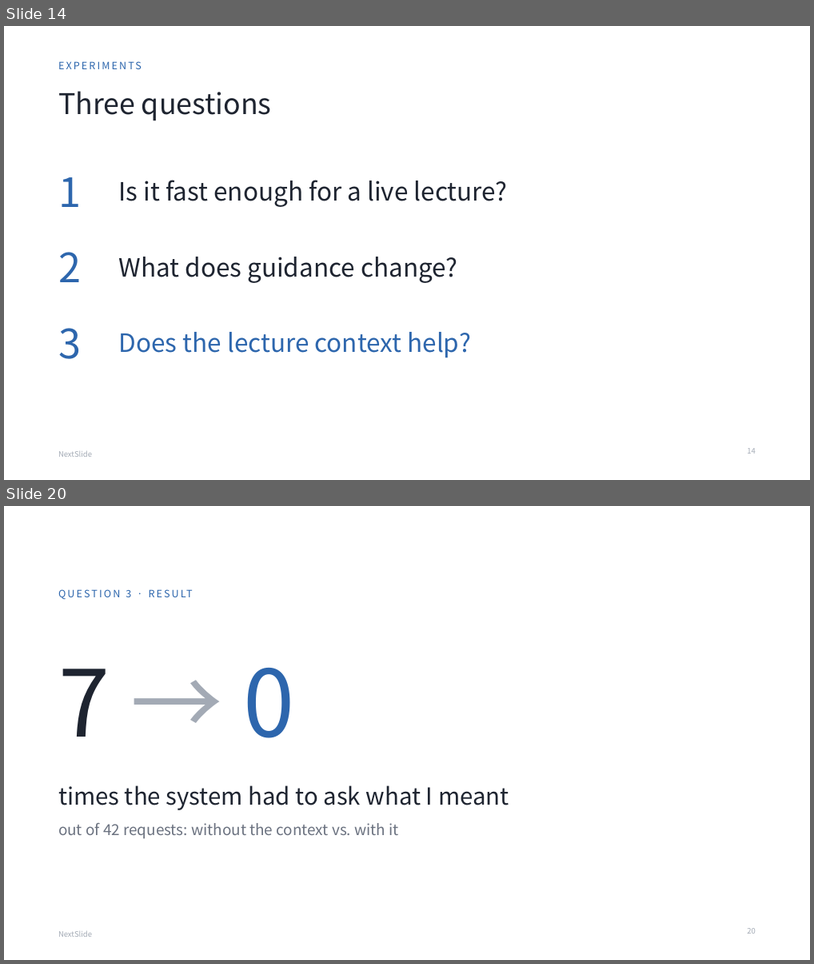
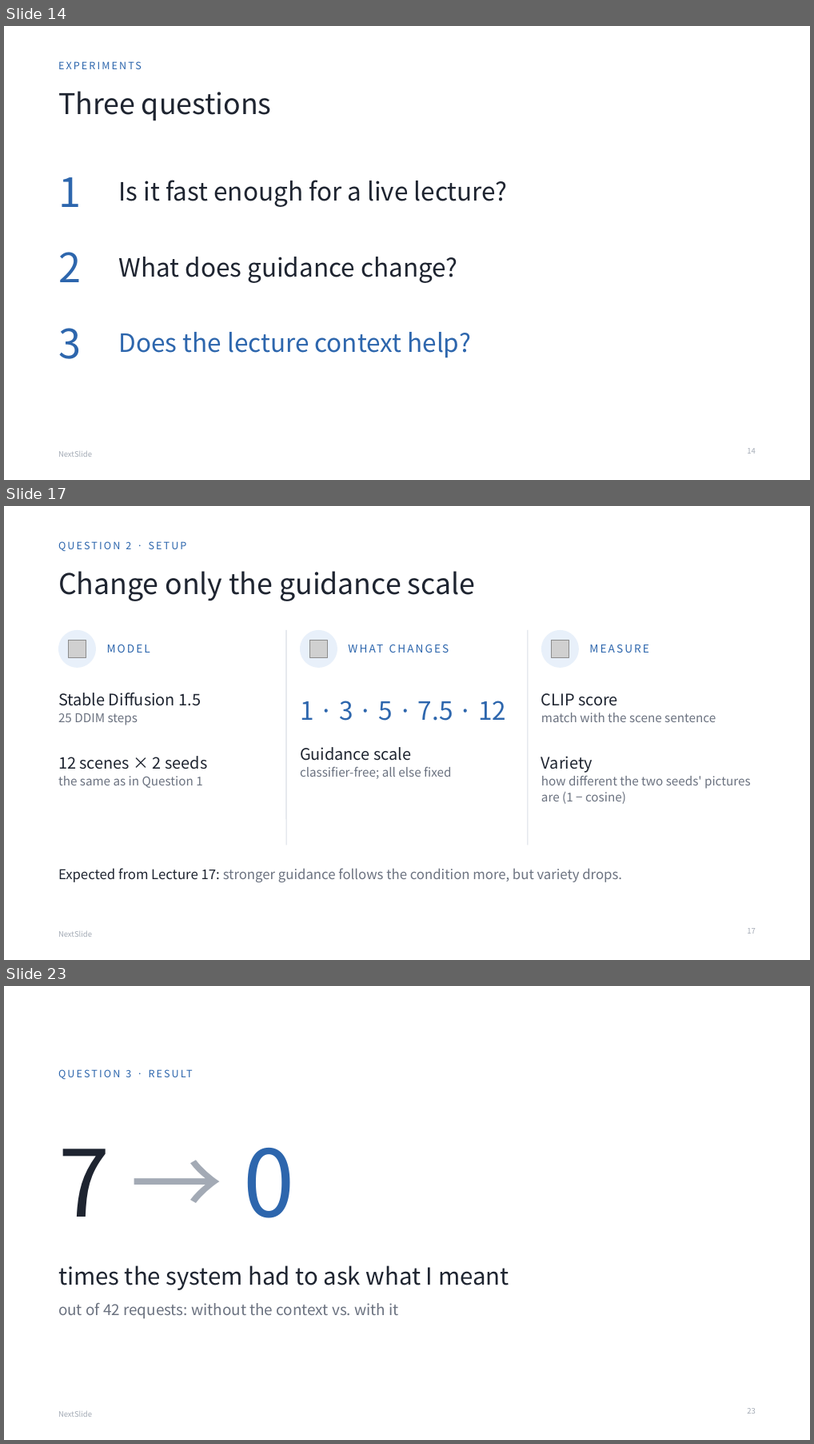
Before and after one commit to nunu0404/GenAI-proj-2026, a slide deck: docs/presentation/NextSlide_final.pptx. Shown one above the other, each under a label of ours: slides 14 and 20 before the commit, slides 14, 17 and 23 after it; the slides between them are not shown. The pictures are 814x964 and 814x1444 pixels, drawn with LibreOffice and Linux fonts; fonts in the diff are those of the drawing; grey boxes stand for pictures. Boxes give left, top, right and bottom in pixels: in the first picture for what was removed or moved away, otherwise in the second. Text is boxed around its words. In the diff, an @@ line names an element or a change of style, - is before the commit and + after.

```diff
--- a/docs/presentation/NextSlide_final.pptx
+++ b/docs/presentation/NextSlide_final.pptx
@@ slide 17 added at [4,506,810,960], background #FFFFFF; not listed: 1 template element that a slide beside it also shows @@
@@ text added at [58,541,187,552], 12 pt, text #2D66AD @@
+QUESTION 2 · SETUP
@@ title added at [58,571,475,601], 34 pt, text #1E2430 @@
+Change only the guidance scale
@@ ellipse added at [58,630,96,668], fill #E8F0FA @@
@@ picture added at [68,640,86,658] @@
@@ text added at [107,644,150,652], 13 pt, text #2D66AD @@
+MODEL
@@ line added from (286, 630) to (286, 844), #D9DEE5 1 pt @@
@@ ellipse added at [300,630,338,668], fill #E8F0FA @@
@@ picture added at [310,640,328,658] @@
@@ text added at [348,630,514,668], 13 pt, text #2D66AD @@
+WHAT CHANGES
@@ line added from (528, 630) to (528, 844), #D9DEE5 1 pt @@
@@ ellipse added at [542,630,579,668], fill #E8F0FA @@
@@ picture added at [551,640,570,658] @@
@@ text added at [590,644,650,652], 13 pt, text #2D66AD @@
+MEASURE
@@ text added at [58,692,202,725], 19 pt, text #1E2430 @@
+Stable Diffusion 1.5
+25 DDIM steps
@@ text added at [542,693,716,722], 14.5 pt, text #6B7280 @@
+CLIP score
+match with the scene sentence
@@ text added at [300,700,506,720], 30 pt, text #2D66AD @@
+1 · 3 · 5 · 7.5 · 12
@@ text added at [58,756,207,788], 14.5 pt, text #6B7280 @@
+12 scenes × 2 seeds
+the same as in Question 1
@@ text added at [300,747,451,779], 14.5 pt, text #6B7280 @@
+Guidance scale
+classifier-free; all else fixed
@@ text added at [542,756,751,804], 14.5 pt, text #6B7280 @@
+Variety
+how different the two seeds' pictures are (1 − cosine)
@@ text added at [58,868,622,882], 16 pt, text #6B7280 @@
+Expected from Lecture 17: stronger guidance follows the condition more, but variety drops.
@@ page number added at [747,928,755,933], 9 pt, text #A3AAB5 @@
+17
@@ what was slide 20 is now slide 23 @@
@@ page number at [747,1408,755,1413]: text changed @@
-20
+23
```
Also in this commit, not shown: 7 slides changed, 3 other slides added, 1 slide removed, 35 other files.
